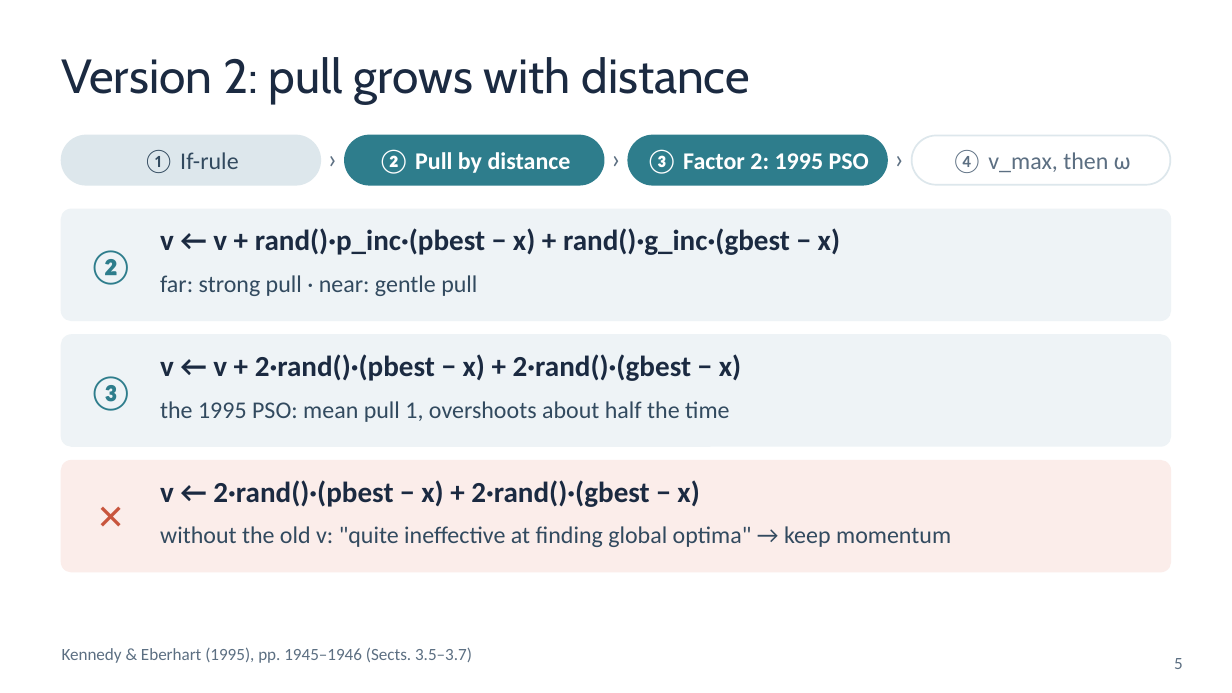
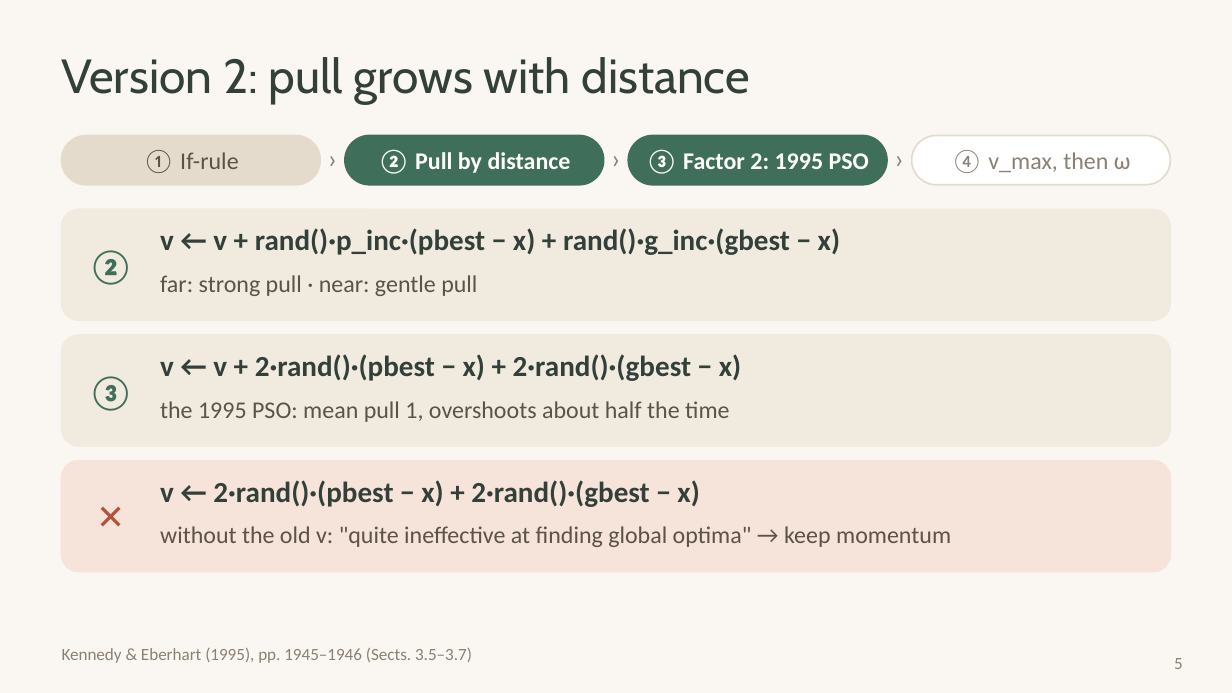
Before and after one commit to huynhhuuphucminh/Seminar-AI, a slide deck: slide 5 of slides/Slide_Seminar_PSO.pptx. Drawn at 1232x693 pixels with LibreOffice and Linux fonts; fonts in the diff are those of the drawing. Boxes give left, top, right and bottom in pixels: in the first picture for what was removed or moved away, otherwise in the second. Text is boxed around its words. In the diff, an @@ line names an element or a change of style, - is before the commit and + after.

```diff
--- a/slides/Slide_Seminar_PSO.pptx
+++ b/slides/Slide_Seminar_PSO.pptx
@@ background #FFFFFF to #FAF7F2 @@
@@ rounded rectangle at (62, 136, 320, 185): fill #DDE7EC to #E4DBCC; outline #DDE7EC 1 pt to #E4DBCC 1 pt @@
@@ rounded rectangle at (345, 136, 604, 185): fill #2E7D8C to #3F6E5A; outline #2E7D8C 1 pt to #3F6E5A 1 pt @@
@@ rounded rectangle at (628, 136, 887, 185): fill #2E7D8C to #3F6E5A; outline #2E7D8C 1 pt to #3F6E5A 1 pt @@
@@ text colour #5C6F82 to #8A8073 in 6 elements at (951, 150, 1131, 173), (62, 648, 472, 663), (1174, 658, 1183, 669), (320, 133, 345, 182), (604, 133, 628, 182), (887, 133, 912, 182) @@
@@ rounded rectangle at (912, 136, 1170, 185): outline #DDE7EC 1 pt to #E4DBCC 1 pt @@
@@ rounded rectangle at (62, 209, 1170, 320): fill #EEF3F6 to #F1EADF; outline #EEF3F6 1 pt to #F1EADF 1 pt; proportions changed @@
@@ text "②" at (88, 250, 133, 285): text colour #2E7D8C to #3F6E5A @@
@@ rounded rectangle at (62, 335, 1170, 446): fill #EEF3F6 to #F1EADF; outline #EEF3F6 1 pt to #F1EADF 1 pt; proportions changed @@
@@ text "③" at (88, 376, 133, 411): text colour #2E7D8C to #3F6E5A @@
@@ rounded rectangle at (62, 461, 1170, 572): fill #FBEDEA to #F6E3DA; outline #FBEDEA 1 pt to #F6E3DA 1 pt; proportions changed @@
@@ text "✕" at (80, 461, 142, 572): text colour #C8553D to #B5523B @@
@@ text colour #1B2A41 to #33403A in 4 elements at (62, 57, 749, 104), (160, 228, 840, 255), (160, 354, 741, 381), (160, 480, 699, 507) @@
@@ text colour #324A5F to #5B5248 in 4 elements at (143, 150, 238, 173), (160, 275, 477, 296), (160, 401, 729, 422), (160, 526, 951, 547) @@
```
Also in this commit, not shown: 18 other slides changed, 8 other files.
